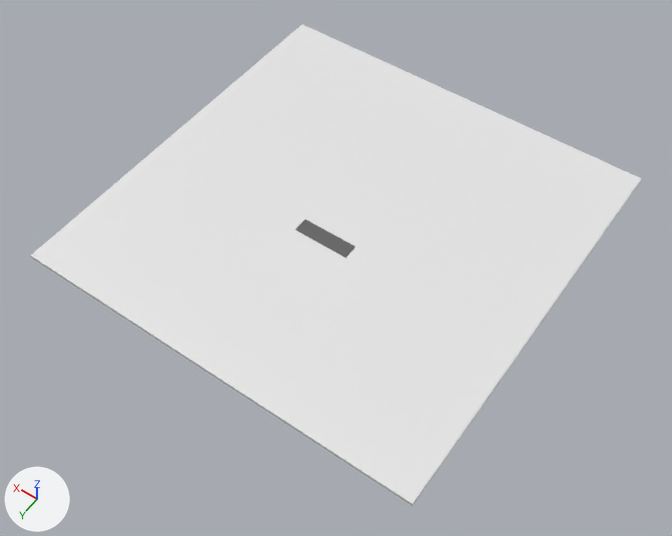
The FBX model Assets/Models/grass.fbx as it was, and as the next commit left it.
The view is the same before and after, from a 50 mm camera at (-160.0, 232.0, 321.0) aimed at (-7.0, 17.0, -16.0). Lighting does not change. The marker at lower left points along +X, +Y and +Z.
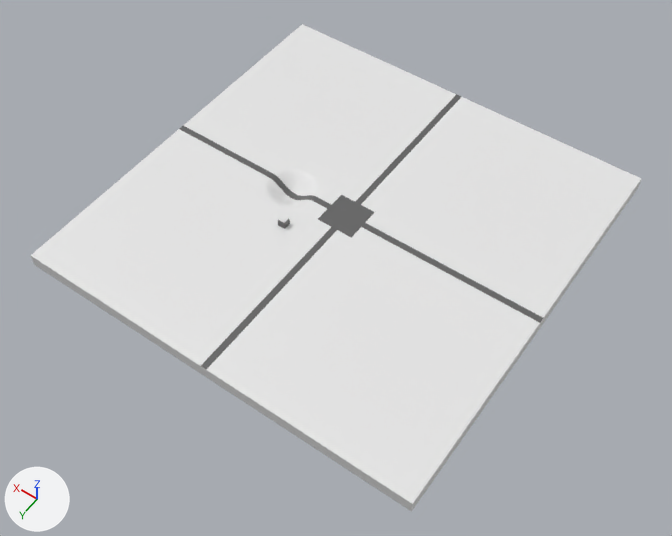
What differs and where, as boxes (x1, y1, x2, y2) in the pictures (672 x 536 px; the box of a moved part takes in the faces that stretch with it):
'Cube', reshaped: before (30, 24, 641, 506); after (30, 24, 641, 512)
part 1 of me_cube_001, moved or reshaped: before (30, 180, 641, 506); after (30, 180, 641, 512)
part 2 of me_cube_001, built on: (266, 169, 318, 233) in both
part 3 of me_cube_001, recoloured (white to grey): (180, 94, 543, 370) in both
part 4 of me_cube_001, recoloured (grey to white): (295, 219, 355, 258) in both

The change in detail:
me_cube_001 is used by ob_cube; location (0.0, 0.0, -1.0).
Verts and faces of me_cube_001; kept vertices keep their numbers, new ones are numbered from 16645.
Before the commit, vertices of me_cube_001: 0 (-100.0, -100.0, -1.0) at pixel (640, 181), 2 (-100.0, 100.0, -1.0) at pixel (412, 506), 4 (100.0, -100.0, -1.0), 6 (100.0, 100.0, -1.0) at pixel (31, 258).
me_cube_001 had 16645 vertices, 16389 faces and spanned x -100.0..100.0, y -100.0..100.0, z -1.0..1.0.
me_cube_001 now has 16686 vertices, 16424 faces and spans x -100.0..100.0, y -100.0..100.0, z -6.0..4.0.
Part 1, on me_cube_001:
Vertices 0, 2, 4, 6 move by (0.0, 0.0, -5.0).
Part 2, on me_cube_001:
16 faces are deleted.
36 vertices in x 20.0..41.0, y -9.0..11.0, z 1.0 move by (0.0, 0.0, -1.0).
32 vertices in x 22.0..39.0, y -8.0..9.0, z 1.0 move by (0.0, 0.0, -2.0).
28 vertices in x 23.0..38.0, y -6.0..8.0, z 1.0 move by (0.0, 0.0, -3.0).
20 vertices in x 25.0..36.0, y -5.0..6.0, z 1.0 move by (0.0, 0.0, -4.0).
16 vertices in x 28.0..33.0, y -2.0..3.0, z 1.0 move by (0.0, 0.0, -6.0).
16 vertices in x 27.0..34.0, y -3.0..5.0, z 1.0 move by (0.0, 0.0, -5.0).
41 vertices are added at x 17.0..22.0, y 19.0..23.0, z 1.0..4.0.
22 new faces join them, mat_grass (white #e7e7e7).
29 new faces join them, mat_conc_bricks (dark grey #636363).
me_cube_001 part 3: 598 faces spanning x -100.0..100.0, y -100.0..100.0, z -5.0..1.0 switch from mat_grass (white #e7e7e7) to mat_conc_bricks (dark grey #636363).
me_cube_001 part 4: 80 faces spanning x -14.0..14.0, y 12.0..20.0, z 1.0 switch from mat_conc_bricks (dark grey #636363) to mat_grass (white #e7e7e7).
